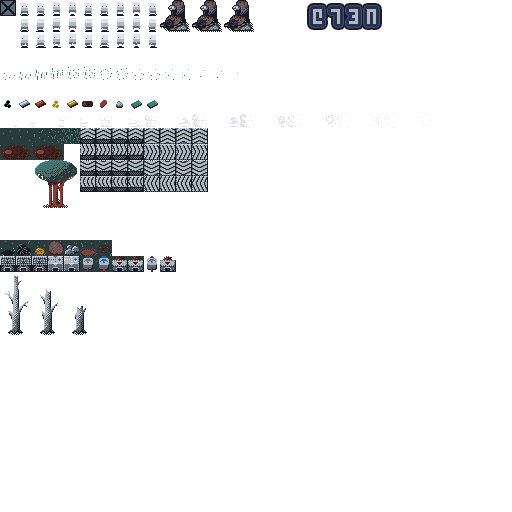
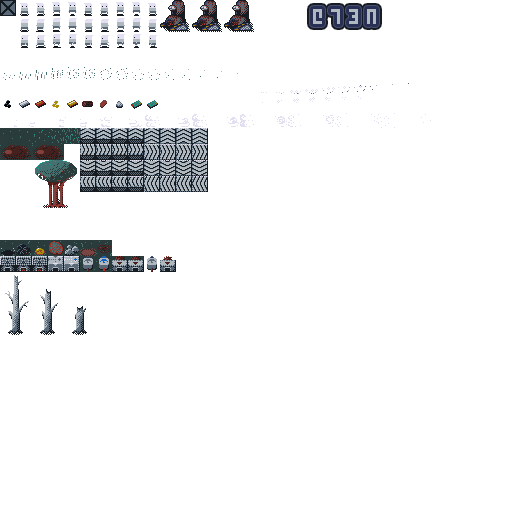
The second (512, 512) image is a revision of the first. Changes to its layers:
added layer "produce" above "consumed" over [261, 83, 409, 94]
added layer "consumed" above "tree" over [262, 96, 361, 103]
painted on "tree" over [46, 289, 83, 313]
